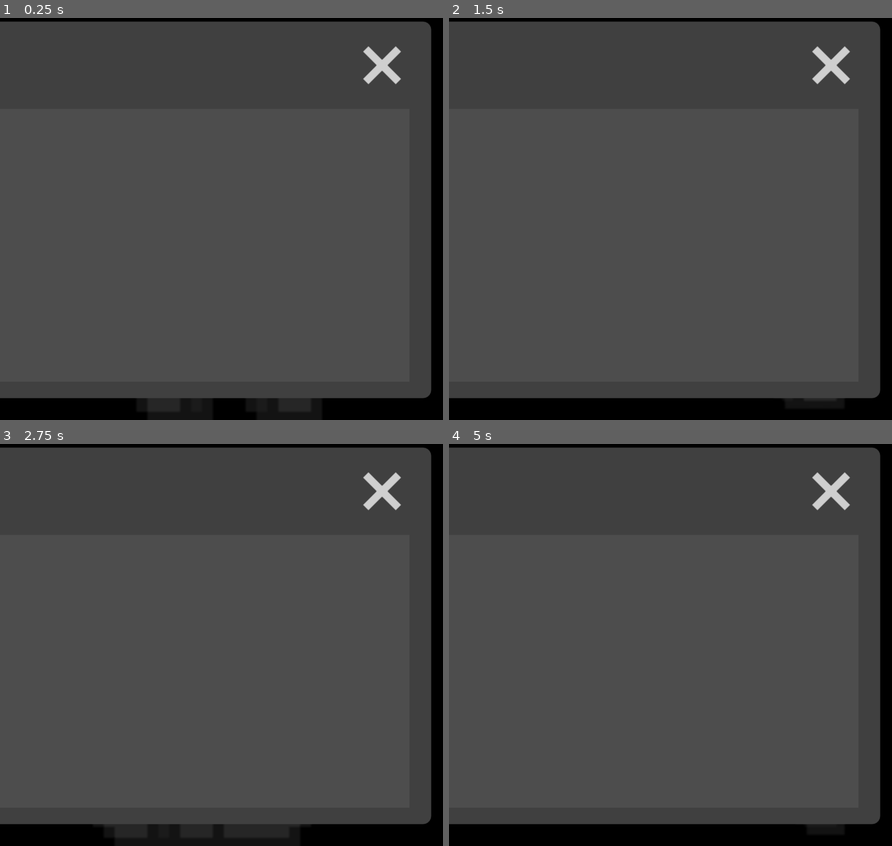
Above: before the commit, frames 1-4 (two rows, left to right).
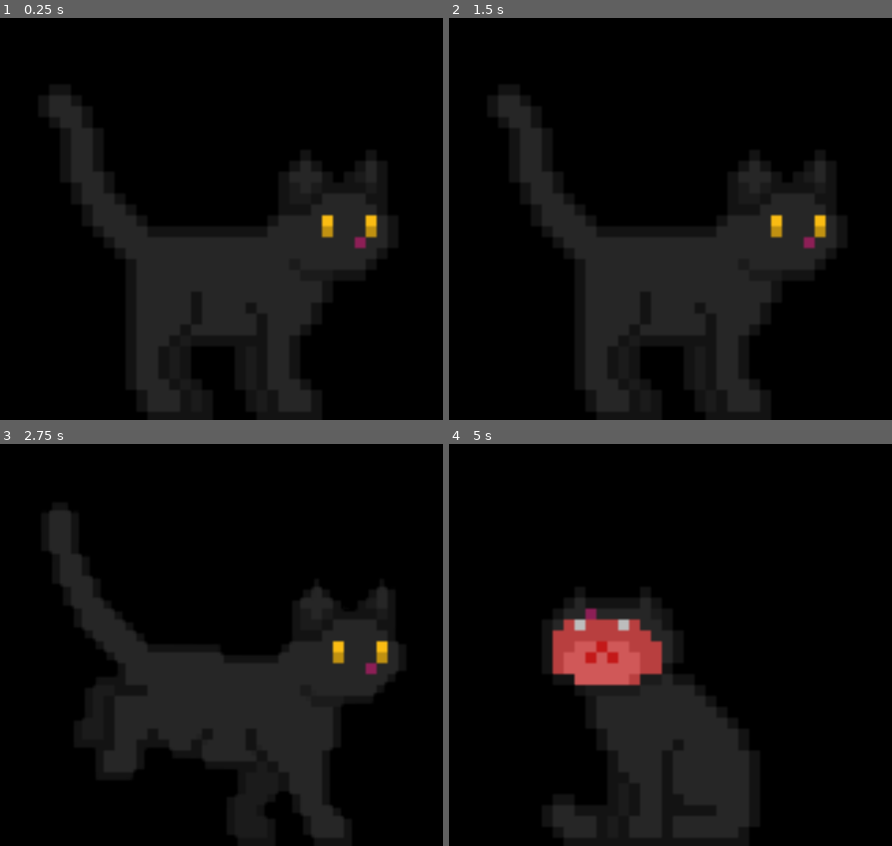
Above: after the commit, the same moments.

Repository: awesomesauce4646/virtual-pet
Game: Godot game, scene res://pet.tscn
Two runs of this game, one before a commit and one after it. Both use one fixed random seed, a clock stepped at 60 frames per second and the inputs below.
Inputs (mouse positions are in pixels of both pictures, inside the frame that each line leads up to):
- Up to frame 1 (0.25 s): no input
- Up to frame 2 (1.5 s): tap Enter at 0.5 s; drag from (657, 243) to (719, 126) at 0.52 s; drag from (581, 235) to (652, 295) at 1.27 s
- Up to frame 3 (2.75 s): move the mouse to (270, 552) at 2.02 s; hold Right from 2.03 s (still down); tap Alt at 2.1 s
- Up to frame 4 (5 s): release Right at 2.75 s; drag from (652, 721) to (537, 580) at 2.77 s; move the mouse to (807, 701) at 3.52 s; hold Left 3.53-4.25 s; tap Alt at 3.6 s; drag from (537, 580) to (657, 669) at 4.27 s

The runs differ from the first frame. In frame 1, 91% of the frame differs, in the area x 0-98%, y 0-95%; in frame 2, 92%; in frame 3, 92%; in frame 4, 92%, in the area x 0-98%, y 0-99%.

Commit message:
add window with text

Diff:
--- a/virtual-pet/pet.gd
+++ b/virtual-pet/pet.gd
@@ -12,6 +12,9 @@
 var is_thrown = false
 var drag_offset = Vector2()
 
+var menuOpened = false
+var menuCurrentlyOpened = false
+
 var usable = DisplayServer.screen_get_usable_rect()
 var taskbar_y = usable.end.y
 
@@ -21,6 +24,7 @@
 @onready var animated_sprite = $AnimatedSprite2D
 @onready var area = $Area2D
 @onready var menu = $PopupMenu
+@onready var window = $Window
 
 func _ready():
 	screen_size = Vector2(DisplayServer.screen_get_size())
@@ -45,6 +49,14 @@
 func _physics_process(delta: float) -> void:
 	if menu.visible:
 		return
+
+	if Input.is_action_just_pressed("openMenu"):
+		menuCurrentlyOpened = !menuCurrentlyOpened
+	if menuCurrentlyOpened:
+		window.show()
+	else:
+		window.hide()
+
 
 	if is_dragging:
 		var mouse_pos = Vector2(DisplayServer.mouse_get_position())
--- a/virtual-pet/pet.tscn
+++ b/virtual-pet/pet.tscn
@@ -392,5 +392,15 @@
 
 [node name="Window" type="Window" parent="." unique_id=1762716440]
 oversampling_override = 1.0
-position = Vector2i(0, 36)
-size = Vector2i(150, 100)
+position = Vector2i(200, 399)
+size = Vector2i(300, 200)
+
+[node name="RichTextLabel" type="RichTextLabel" parent="Window" unique_id=186010161]
+offset_right = 302.0
+offset_bottom = 200.0
+theme_override_fonts/normal_font = ExtResource("8_x5jns")
+text = "
+Thanks for using BeanPet!
+Bean is the name of the cat you see running around on your screen.
+"
+horizontal_alignment = 1
--- a/virtual-pet/project.godot
+++ b/virtual-pet/project.godot
@@ -31,6 +31,14 @@
 
 enabled=PackedStringArray("res://addons/godot_super-wakatime/plugin.cfg")
 
+[input]
+
+openMenu={
+"deadzone": 0.2,
+"events": [Object(InputEventKey,"resource_local_to_scene":false,"resource_name":"","device":-1,"window_id":0,"alt_pressed":false,"shift_pressed":true,"ctrl_pressed":true,"meta_pressed":false,"pressed":false,"keycode":0,"physical_keycode":90,"key_label":0,"unicode":0,"location":0,"echo":false,"script":null)
+]
+}
+
 [physics]
 
 3d/physics_engine="Jolt Physics"
